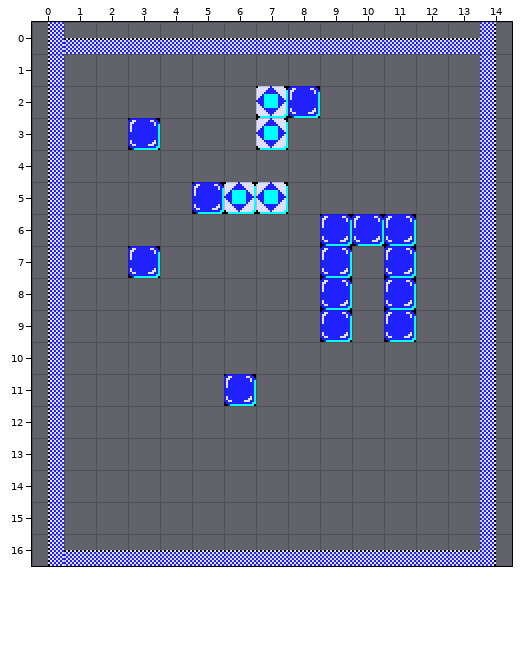
Level history. Tiled map: resources/maps/mapa1.tmx. That is the earlier state.
Cells are 16x16 px. Shown: x 0..14, y 0..16.
And afterwards:
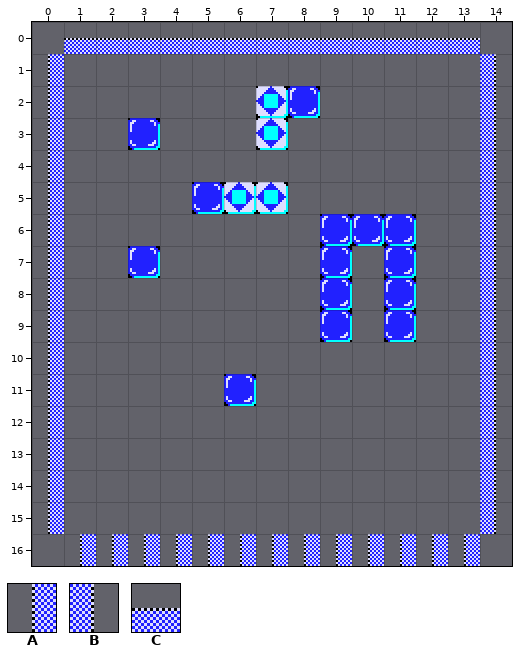
Key: from "patrones": A 2, B 4, C 5.
_ is an empty cell.
From old to new:
{"where": "layer \"Capa de Patrones 1\""}
{"y":0,"x":0,"old":"A","new":"_"}
{"y":0,"x":14,"old":"B","new":"_"}
{"y":16,"x":0,"old":"ACCCCCCCCCCCCCB","new":"_AAAAAAAAAAAAA_"}
{"label":"removed","picture_box":[48,22,64,54]}
{"label":"removed","picture_box":[480,22,496,54]}
{"label":"changed","picture_box":[48,534,496,566]}
